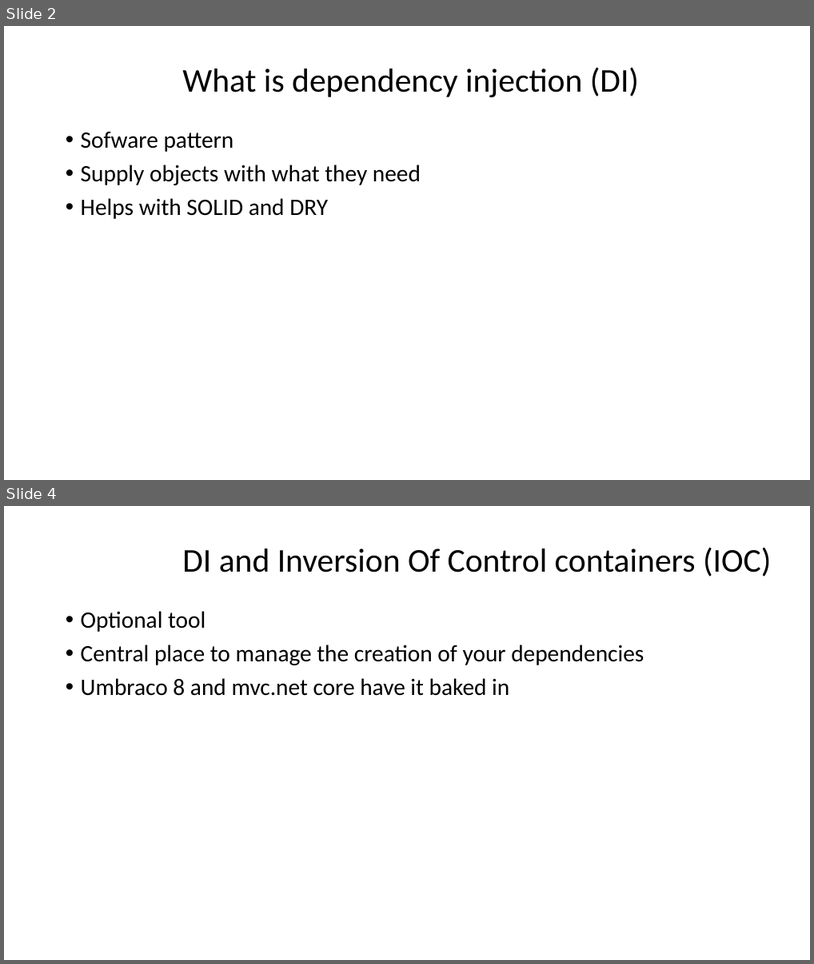
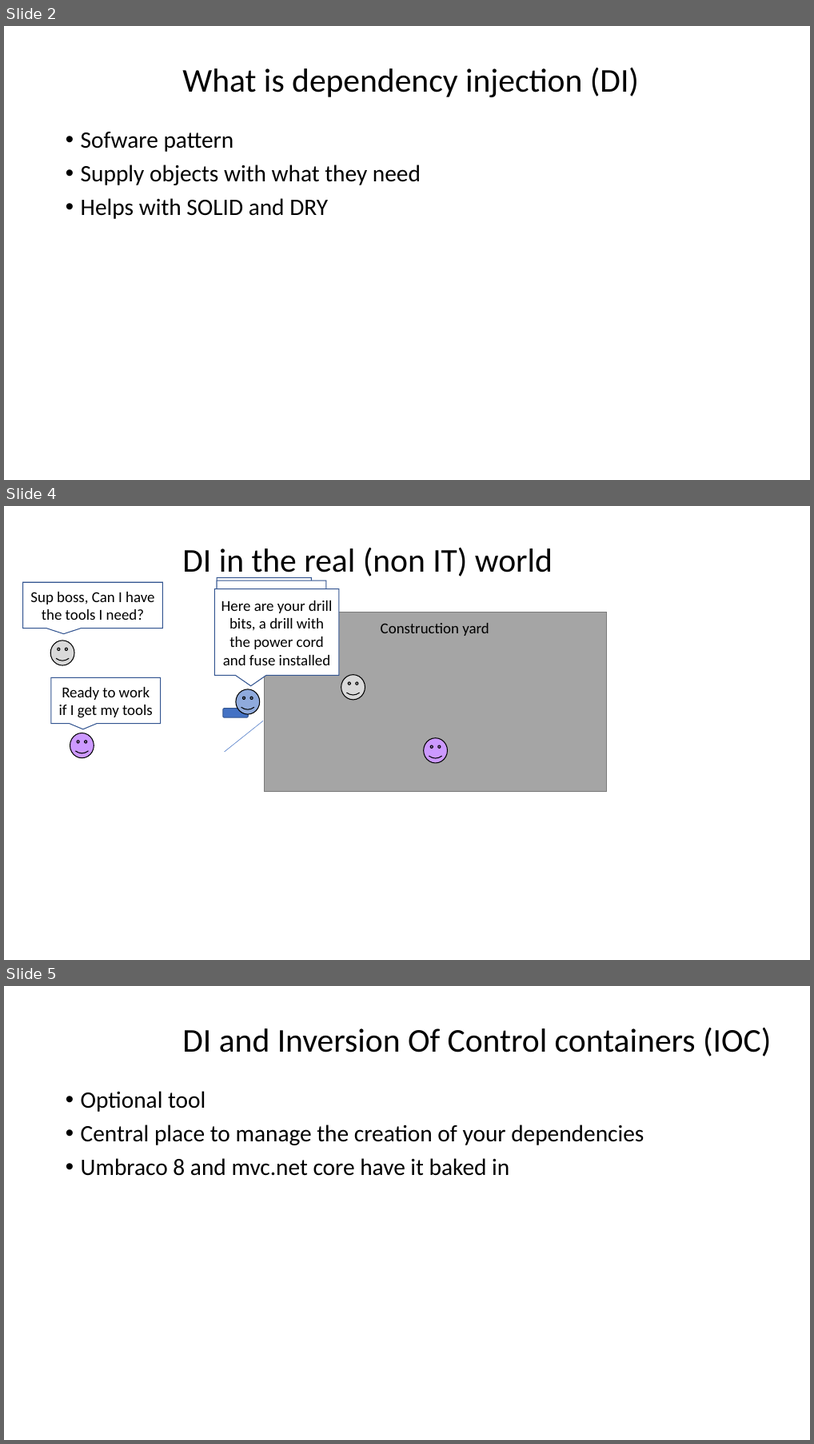
Before and after one commit to Migaroez/CodePatchDependencyInjection, a slide deck: Introduction to Dependency injection.pptx. Shown one above the other, each under a label of ours: slides 2 and 4 before the commit, slides 2, 4 and 5 after it; the slides between them are not shown. The pictures are 814x964 and 814x1444 pixels, drawn with LibreOffice and Linux fonts; fonts in the diff are those of the drawing; background and template pictures are left out. Boxes give left, top, right and bottom in pixels: in the first picture for what was removed or moved away, otherwise in the second. Text is boxed around its words. In the diff, an @@ line names an element or a change of style, - is before the commit and + after.

```diff
--- a/Introduction to Dependency injection.pptx
+++ b/Introduction to Dependency injection.pptx
@@ slide 4 added at [4,506,810,960], background picture (left out) @@
@@ title added at [182,547,553,580], 39.6 pt, text #000000 @@
+DI in the real (non IT) world
@@ speech box added at [22,582,162,628], fill #FFFFFF, outline #325491 1 pt, 18 pt, text #000000 @@
+Sup boss, Can I have the tools I need?
@@ speech box added at [214,589,339,675], fill #FFFFFF, outline #325491 1 pt, 18 pt, text #000000 @@
+Here are your drill bits, a drill with the power cord and fuse installed
@@ speech box added at [217,578,311,624], fill #FFFFFF, outline #325491 1 pt, 18 pt, text #000000 @@
+I need a new worker
@@ speech box added at [217,580,326,626], fill #FFFFFF, outline #325491 1 pt, 18 pt, text #000000 @@
+I need another worker
@@ rectangle added at [264,612,607,791], fill #A5A5A5, outline #7A7A7A 1 pt @@
@@ text added at [381,623,490,636], 18 pt, text #000000 @@
+Construction yard
@@ smiley face added at [50,640,74,665], fill #D9D9D9, outline #000000 1 pt @@
@@ smiley face added at [236,640,259,665], fill #FFFFFF, outline #000000 1 pt @@
@@ smiley face added at [236,640,259,665], fill #92D050, outline #000000 1 pt @@
@@ speech box added at [51,678,161,724], fill #FFFFFF, outline #325491 1 pt, 18 pt, text #000000 @@
+Ready to work if I get my tools
@@ smiley face added at [236,689,259,714], fill #8FAADC, outline #000000 1 pt @@
@@ smiley face added at [342,675,365,700], fill #D9D9D9, outline #000000 1 pt @@
@@ rounded rectangle added at [223,708,249,717], fill #4472C4, outline #325491 1 pt @@
@@ line added from (263, 720) to (225, 752), #4472C4 0.5 pt @@
@@ smiley face added at [70,733,94,758], fill #CC99FF, outline #000000 1 pt @@
@@ smiley face added at [424,738,447,763], fill #CC99FF, outline #000000 1 pt @@
@@ what was slide 4 is now slide 5 @@
```
Also in this commit, not shown: 1 slide changed.
